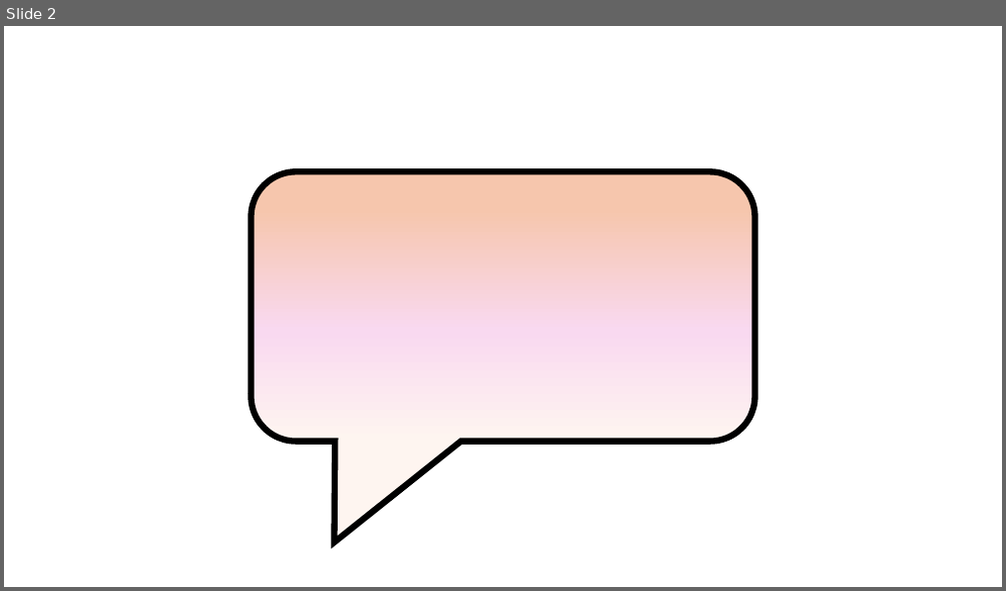
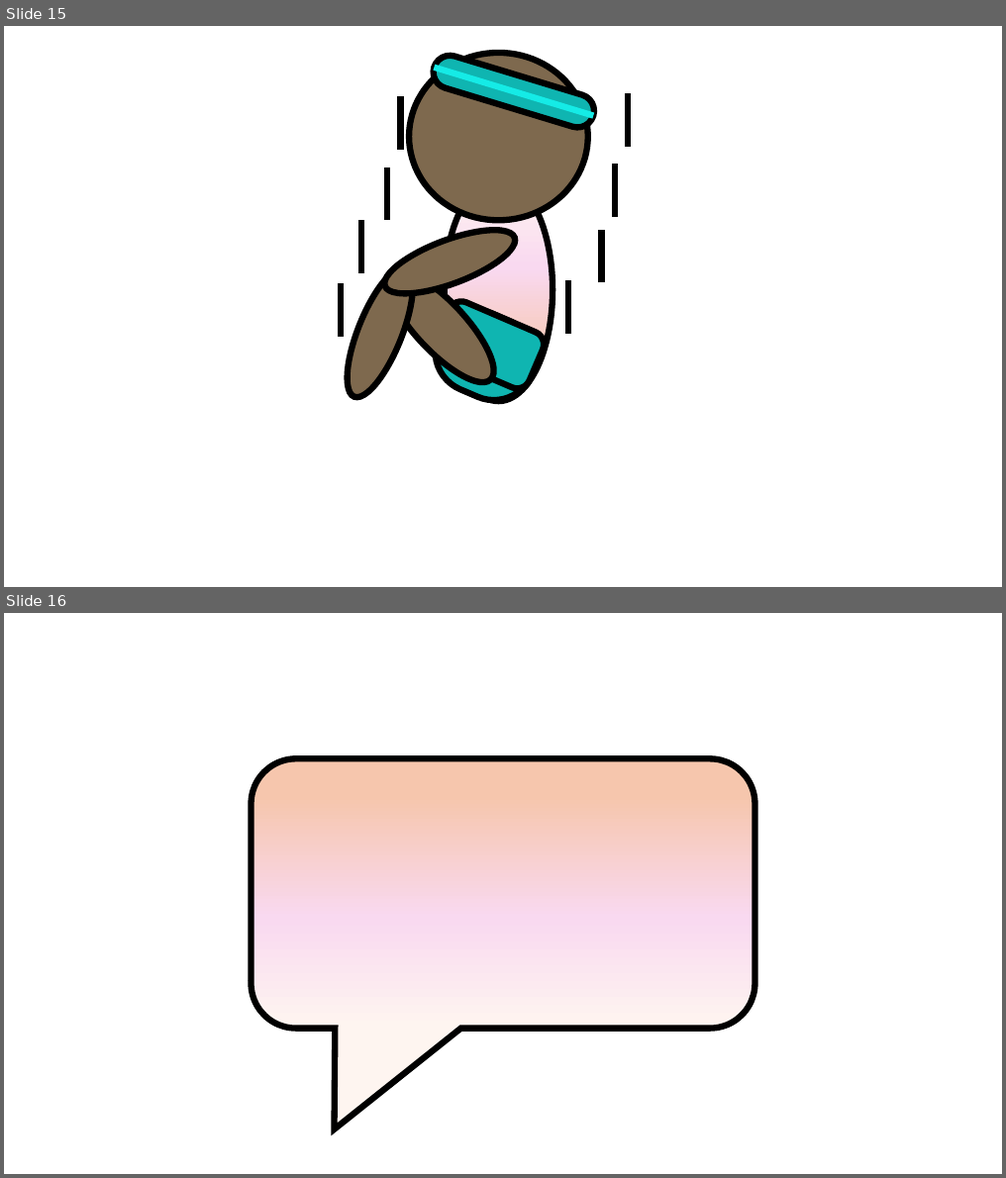
Before and after one commit to drmbiomechanics/Wavemakers, a slide deck: misc/swimmer_powerpoint.pptx. Shown one above the other, each under a label of ours: slide 2 before the commit, slides 15 and 16 after it. The pictures are 1006x591 and 1006x1178 pixels, drawn with LibreOffice and Linux fonts; fonts in the diff are those of the drawing. Boxes give left, top, right and bottom in pixels: in the first picture for what was removed or moved away, otherwise in the second. Text is boxed around its words. In the diff, an @@ line names an element or a change of style, - is before the commit and + after.

```diff
--- a/misc/swimmer_powerpoint.pptx
+++ b/misc/swimmer_powerpoint.pptx
@@ slide 15 added at box(4, 26, 1002, 587), background #FFFFFF @@
@@ ellipse added at box(409, 53, 588, 221), fill #7E694E, outline #000000 6 pt @@
@@ rounded rectangle added at box(430, 51, 598, 131), fill #0FB5B1, outline #000000 6 pt @@
@@ line added from (435, 68) to (593, 116), #15EBE6 6 pt @@
@@ line added from (401, 150) to (401, 96), #000000 6 pt @@
@@ line added from (629, 147) to (629, 93), #000000 6 pt @@
@@ line added from (387, 221) to (387, 168), #000000 6 pt @@
@@ line added from (615, 217) to (615, 164), #000000 6 pt @@
@@ ellipse added at box(445, 178, 552, 402), fill gradient #FEF5F0 to #F9D9F0 to #F6C6AD, outline #000000 6 pt @@
@@ line added from (361, 274) to (361, 221), #000000 6 pt @@
@@ ellipse added at box(377, 217, 522, 307), fill #7E694E, outline #000000 6 pt @@
@@ line added from (601, 282) to (601, 230), #000000 6 pt @@
@@ ellipse added at box(334, 261, 426, 405), fill #7E694E, outline #000000 6 pt @@
@@ ellipse added at box(372, 257, 509, 396), fill #7E694E, outline #000000 6 pt @@
@@ line added from (341, 337) to (341, 283), #000000 6 pt @@
@@ line added from (568, 334) to (568, 280), #000000 6 pt @@
@@ rounded rectangle added at box(423, 297, 548, 413), fill #0FB5B1, outline #000000 6 pt @@
@@ rounded rectangle added at box(431, 297, 548, 392), fill #0FB5B1, outline #000000 6 pt @@
@@ what was slide 2 is now slide 16 @@
```
Also in this commit, not shown: 22 other slides added, 50 other files.
